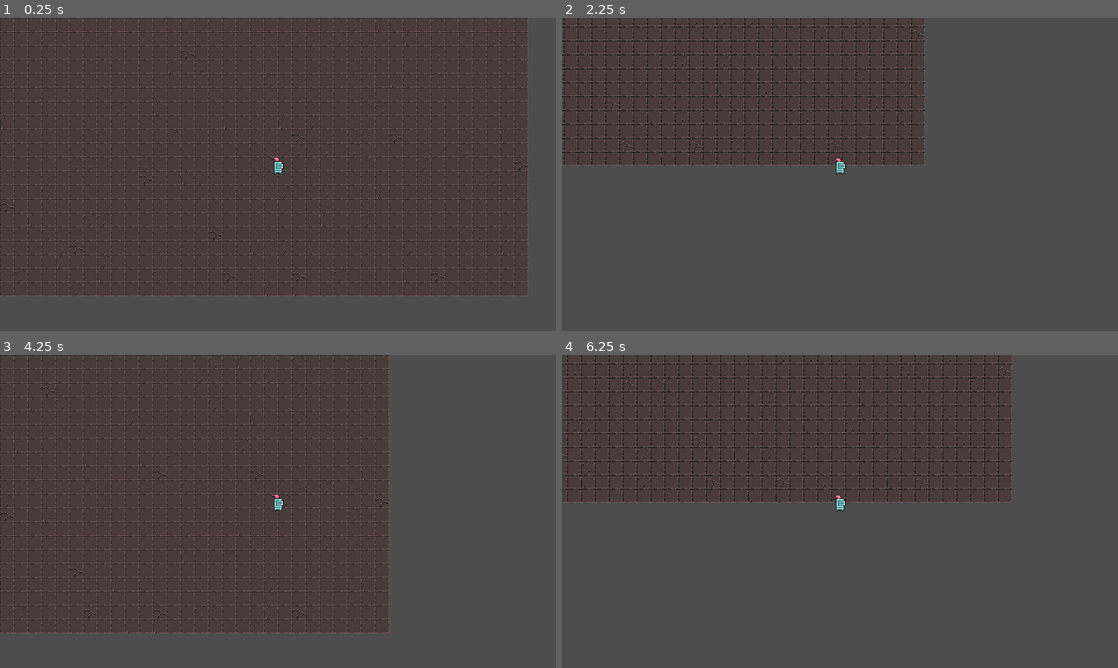
Above: before the commit, frames 1-4 (two rows, left to right).
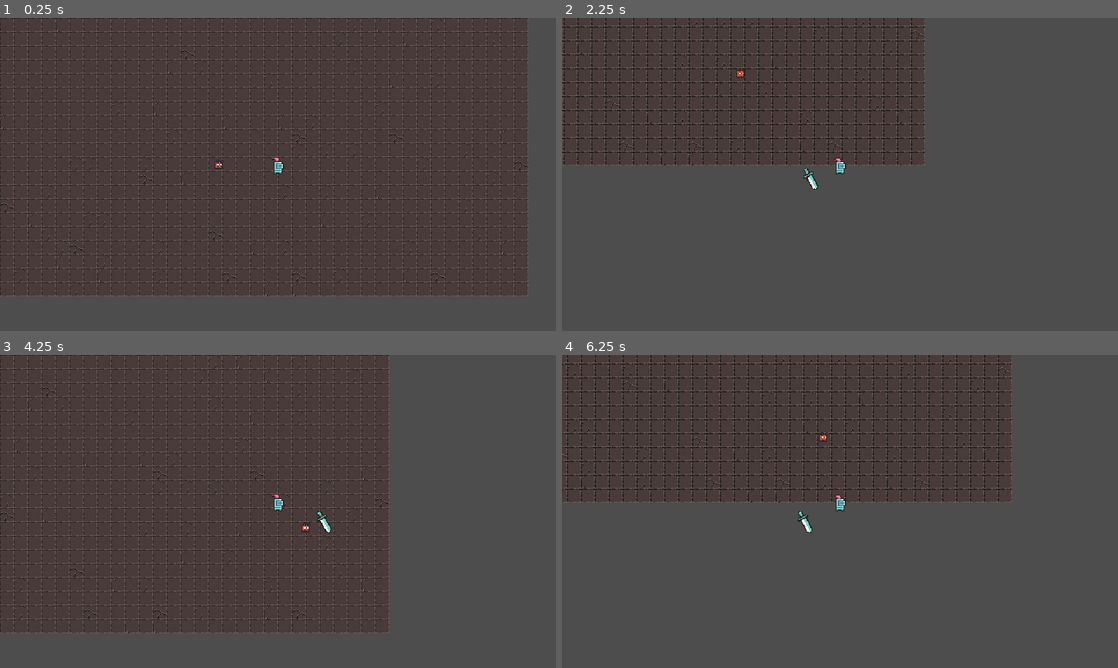
Above: after the commit, the same moments.

Repository: pilarsen97/godot-topdown
Game: Godot game, scene res://src/levels/world/world.tscn
The game is run twice, just before and just after one commit, with the same random seed, the same clock (stepped at 60 frames per second) and the same inputs.
Inputs:
- Up to frame 1 (0.25 s): no input
- Up to frame 2 (2.25 s): tap Enter at 0.5 s; hold D (move_right) 0.53-1.28 s; hold S (move_down) 1.28-2.03 s; hold D (move_right) from 2.03 s (still down)
- Up to frame 3 (4.25 s): release D (move_right) at 2.78 s; hold W (move_up) 2.78-3.53 s; hold A (move_left) from 3.53 s (still down)
- Up to frame 4 (6.25 s): release A (move_left) at 5.03 s; hold S (move_down) 5.03-5.78 s; hold D (move_right) from 5.78 s (still down)

The runs differ from the first frame. In frame 1, less than 0.1% of the frame differs, in the area x 38-41%, y 45-49%; in frame 2, 0.1%; in frame 3, 0.1%, in the area x 54-60%, y 49-57%; in frame 4, 0.1%.

Commit message:
chore: editor reformat (Godot 4.6 пересохранил сцены после rm -rf .godot)

Diff:
--- a/project.godot
+++ b/project.godot
@@ -1,4 +1,11 @@
 ; Engine configuration file.
+; It's best edited using the editor UI and not directly,
+; since the parameters that go here are not all obvious.
+;
+; Format:
+;   [section] ; section goes between []
+;   param=value ; assign values to parameters
+
 config_version=5
 
 [application]
--- a/src/entities/imp/imp.tscn
+++ b/src/entities/imp/imp.tscn
@@ -52,23 +52,23 @@
 [sub_resource type="CircleShape2D" id="CircleShape2D_75a1b"]
 radius = 4.0
 
-[node name="Imp" type="CharacterBody2D" unique_id=562335351]
+[sub_resource type="CircleShape2D" id="CircleShape2D_hurt"]
+radius = 5.0
+
+[node name="Imp" type="CharacterBody2D"]
 collision_layer = 2
 script = ExtResource("1_g1alo")
 
-[node name="AnimatedSprite2D" type="AnimatedSprite2D" parent="." unique_id=811835063]
+[node name="AnimatedSprite2D" type="AnimatedSprite2D" parent="."]
 position = Vector2(0, -8)
 sprite_frames = SubResource("SpriteFrames_fx7we")
 animation = &"Idle"
 autoplay = "Idle"
 frame_progress = 0.11565249
 
-[node name="CollisionShape2D" type="CollisionShape2D" parent="." unique_id=1800527465]
+[node name="CollisionShape2D" type="CollisionShape2D" parent="."]
 position = Vector2(0, -4)
 shape = SubResource("CircleShape2D_75a1b")
-
-[sub_resource type="CircleShape2D" id="CircleShape2D_hurt"]
-radius = 5.0
 
 [node name="HealthComponent" type="Node" parent="."]
 script = ExtResource("hc_script")
--- a/src/entities/player/abilities/attack/attack_ability.tscn
+++ b/src/entities/player/abilities/attack/attack_ability.tscn
@@ -52,6 +52,9 @@
 &"attack_animation": SubResource("Animation_attack")
 }
 
+[sub_resource type="CircleShape2D" id="CircleShape2D_hit"]
+radius = 18.0
+
 [node name="AttackAbility" type="Node2D"]
 
 [node name="Sprite2D" type="Sprite2D" parent="."]
@@ -62,9 +65,6 @@
 libraries = {"": SubResource("AnimationLibrary_main")}
 autoplay = "attack_animation"
 
-[sub_resource type="CircleShape2D" id="CircleShape2D_hit"]
-radius = 18.0
-
 [node name="Hitbox" type="Area2D" parent="."]
 collision_layer = 4
 collision_mask = 0
--- a/src/entities/player/abilities/attack/attack_controller.tscn
+++ b/src/entities/player/abilities/attack/attack_controller.tscn
@@ -3,11 +3,11 @@
 [ext_resource type="Script" uid="uid://bs0y32nn1euw2" path="res://src/entities/player/abilities/attack/attack_controller.gd" id="1_p1vso"]
 [ext_resource type="PackedScene" uid="uid://q0dn6nyfbrwf" path="res://src/entities/player/abilities/attack/attack_ability.tscn" id="2_b8xdg"]
 
-[node name="AttackController" type="Node" unique_id=1545562974]
+[node name="AttackController" type="Node"]
 script = ExtResource("1_p1vso")
 attack_ability = ExtResource("2_b8xdg")
 
-[node name="Timer" type="Timer" parent="." unique_id=948509460]
+[node name="Timer" type="Timer" parent="."]
 wait_time = 2.0
 autostart = true
 
--- a/src/entities/player/player.tscn
+++ b/src/entities/player/player.tscn
@@ -60,23 +60,23 @@
 [sub_resource type="CircleShape2D" id="CircleShape2D_rhts7"]
 radius = 5.0
 
-[node name="Player" type="CharacterBody2D" unique_id=1620218492 groups=["player"]]
+[node name="Player" type="CharacterBody2D" groups=["player"]]
 collision_layer = 1
 script = ExtResource("1_tk761")
 
-[node name="AnimatedSprite2D" type="AnimatedSprite2D" parent="." unique_id=358464175]
+[node name="AnimatedSprite2D" type="AnimatedSprite2D" parent="."]
 position = Vector2(0, -14)
 sprite_frames = SubResource("SpriteFrames_06t4h")
 animation = &"Run"
 autoplay = "Idle"
 frame_progress = 0.8844995
 
-[node name="CollisionShape2D" type="CollisionShape2D" parent="." unique_id=1246158195]
+[node name="CollisionShape2D" type="CollisionShape2D" parent="."]
 position = Vector2(0, -5)
 shape = SubResource("CircleShape2D_rhts7")
 
-[node name="Camera2D" type="Camera2D" parent="." unique_id=2112803474]
+[node name="Camera2D" type="Camera2D" parent="."]
 
-[node name="AbilityManager" type="Node" parent="." unique_id=29080088]
+[node name="AbilityManager" type="Node" parent="."]
 
-[node name="AttackController" parent="AbilityManager" unique_id=1545562974 instance=ExtResource("11_n7e5a")]
+[node name="AttackController" parent="AbilityManager" instance=ExtResource("11_n7e5a")]
--- a/src/levels/level_01/level_01.tscn
+++ b/src/levels/level_01/level_01.tscn
@@ -1,4 +1,4 @@
-[gd_scene format=4 uid="uid://d37vd2ud41eym"]
+[gd_scene format=3 uid="uid://d37vd2ud41eym"]
 
 [ext_resource type="Texture2D" uid="uid://cg6m33hjtq4qh" path="res://assets/packs/0x72_DungeonTilesetII_v1.7/atlas_floor-16x16.png" id="1_f0pmd"]
 [ext_resource type="PackedScene" uid="uid://nixq5b6lm7tx" path="res://src/entities/imp/imp.tscn" id="3_imp"]
@@ -100,9 +100,9 @@
 terrain_set_0/terrain_0/color = Color(0.043137256, 0.34509805, 0.2509804, 1)
 sources/0 = SubResource("TileSetAtlasSource_dmra6")
 
-[node name="Level_01" type="Node" unique_id=2007130358]
+[node name="Level_01" type="Node"]
 
-[node name="Layer0" type="TileMapLayer" parent="." unique_id=107438321]
+[node name="Layer0" type="TileMapLayer" parent="."]
 use_parent_material = true
 tile_map_data = PackedByteArray("AAAlABMAAAAAAAAAAAAlABIAAAAAAAAAAAAlABEAAAAAAAAAAAAlABAAAAAAAAAAAAAlAA8AAAAAAAAAAAAlAA …(12080 unchanged characters)…
 tile_set = SubResource("TileSet_51g85")
